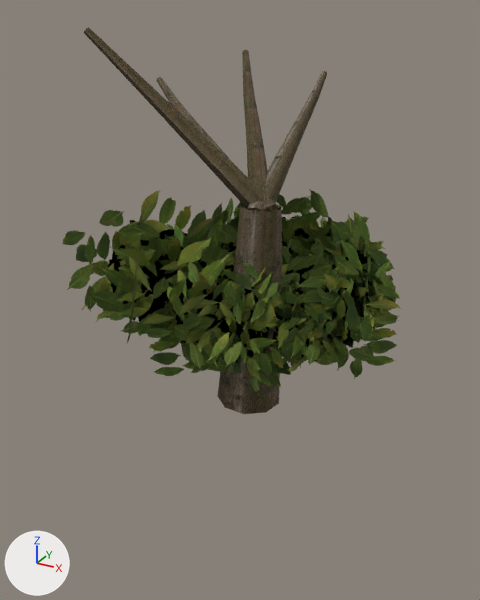
Two versions of the glTF model assets/models/tree/fig_1.glb, one commit apart.
One viewpoint serves both versions: a 50 mm lens placed at (4.11, -9.27, 9.35), pointed at (-1.85, 1.56, 3.93). Lighting does not change. The marker at lower left points along +X, +Y and +Z. The picture after the commit comes second. Where no turn or scale is listed for an object, it has been applied to the vertices. Vertices at exactly the same position are counted once.

Names of what the first picture shows: 'fig'.
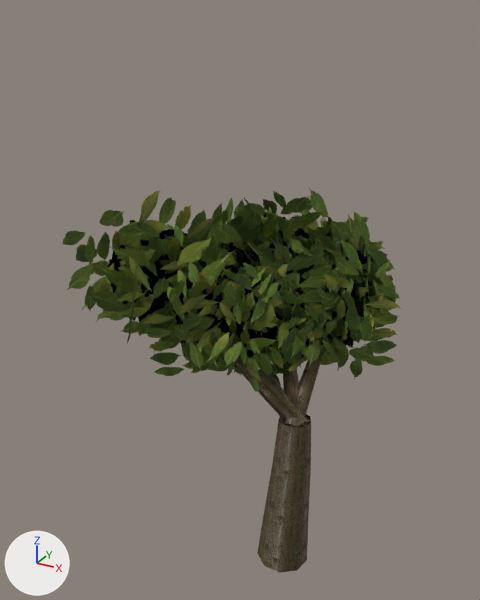
Where the newer file only moved an object's origin or applied its transform, the numbers keep the older frame.

The change, as a list of edits to the scene's bpy script:
```text
Change me_woodmesh:
    used by ob_fig; location = (-4.78, 5.2, 2.16)
    remove me_woodmesh.from_pydata(...)  # 1024 vertices, 782 faces; spans x 0.0..6.07, y -6.87..0.0, z 0.0..6.87
    add me_woodmesh.from_pydata(...)  # 1020 vertices, 782 faces; spans x 0.0..6.07, y -6.87..0.0, z -2.75..4.48
    me_woodmesh part 1: a new loose piece of 51 vertices spanning x 3.16..5.1, y -5.27..-2.43, z 0.09..2.28, in mat_bark
    me_woodmesh part 2: a new loose piece of 50 vertices spanning x 2.1..5.1, y -5.34..-4.84, z 0.08..2.68, in mat_bark
    me_woodmesh part 3: a new loose piece of 49 vertices spanning x 1.99..5.11, y -5.26..-3.35, z 0.1..1.86, in mat_bark
    me_woodmesh part 4: a new loose piece of 49 vertices spanning x 4.36..5.02, y -5.27..-1.8, z 0.09..1.94, in mat_bark
    me_woodmesh part 5: a new loose piece of 37 vertices spanning x 4.26..5.25, y -5.67..-4.7, z -2.75..0.36, in mat_bark
    me_woodmesh part 6: the loose piece of 51 vertices spanning x 1.48..3.93, y -4.39..-0.8, z 3.59..6.37 is deleted
    me_woodmesh part 7: the loose piece of 51 vertices spanning x 3.0..3.83, y -4.38..0.0, z 3.6..5.93 is deleted
    me_woodmesh part 8: the loose piece of 50 vertices spanning x 0.0..3.94, y -4.37..-1.95, z 3.61..5.83 is deleted
    me_woodmesh part 9: the loose piece of 49 vertices spanning x 0.14..3.94, y -4.47..-3.84, z 3.58..6.87 is deleted
    me_woodmesh part 10
    39 vertices are removed from x 2.88..4.12, y -4.88..-3.66, z 0.0..3.94
    54 faces are deleted
```

What differs and where, as boxes (x1, y1, x2, y2) in the pictures (480 x 600 px):
'fig', reshaped: before (63, 27, 401, 414); after (63, 188, 401, 573)
part 1 of me_woodmesh, added (brown): after (281, 353, 307, 427)
part 2 of me_woodmesh, added: after (156, 278, 310, 427)
part 3 of me_woodmesh, added (mostly hidden): after (249, 356, 310, 427)
part 4 of me_woodmesh, added (brown): after (283, 348, 324, 427)
part 5 of me_woodmesh, added (brown): after (257, 414, 311, 573)
part 6 of me_woodmesh, deleted (brown): before (242, 50, 273, 211)
part 7 of me_woodmesh, deleted (brown): before (247, 71, 327, 211)
part 8 of me_woodmesh, deleted: before (157, 77, 279, 211)
part 9 of me_woodmesh, deleted: before (84, 27, 280, 211)
part 10 of me_woodmesh, deleted (brown): before (218, 205, 282, 414)
